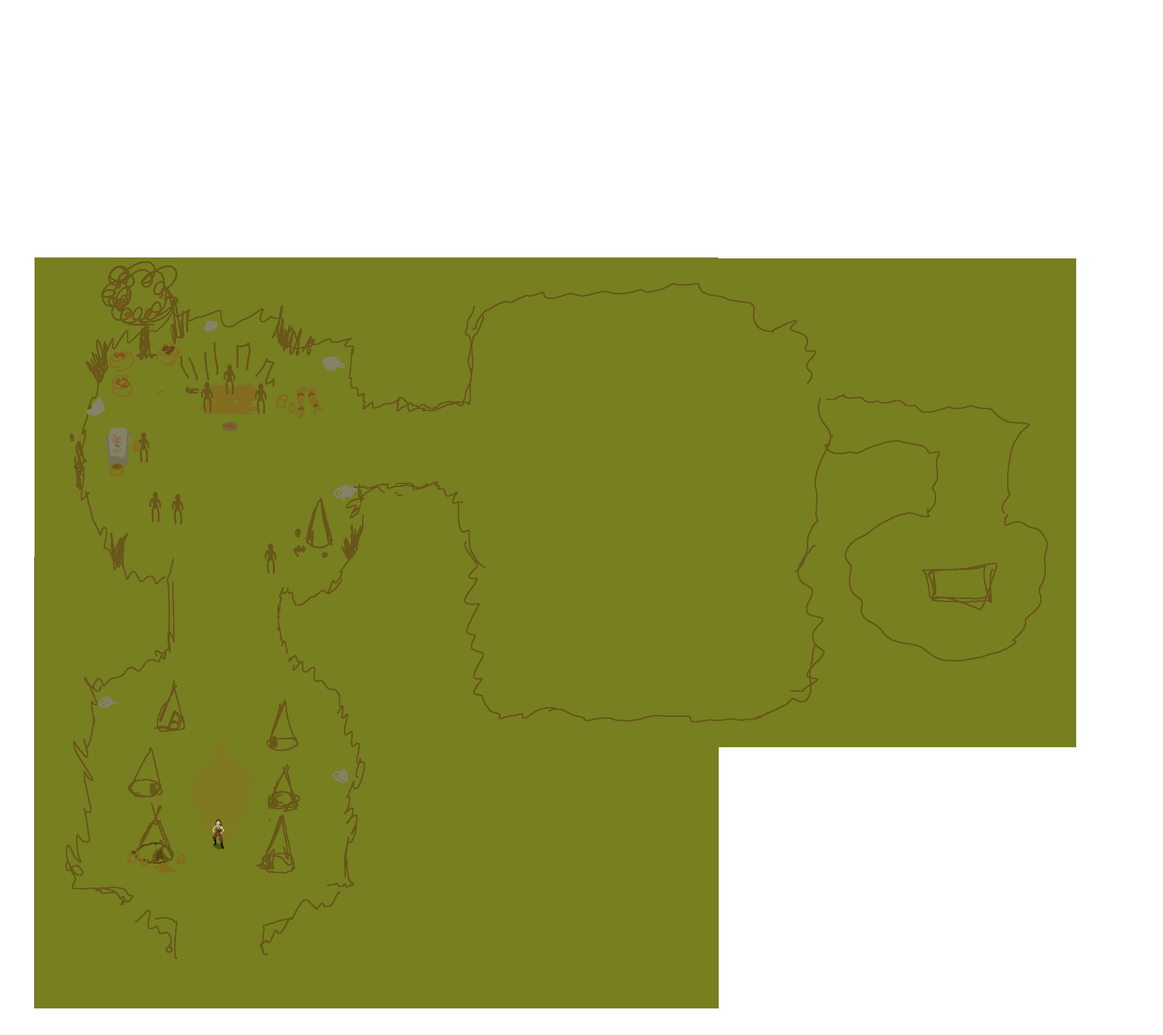
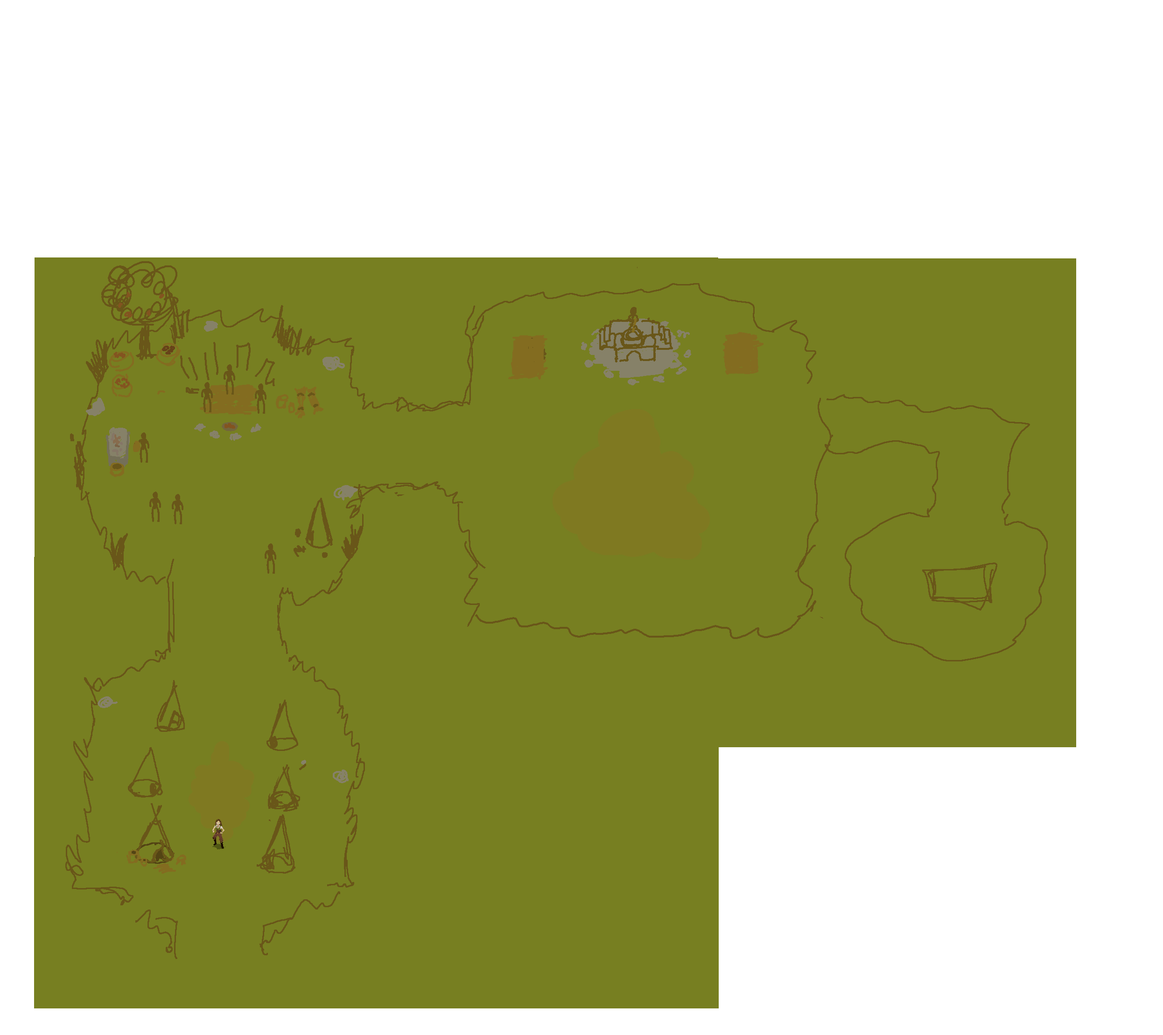
Layer changes from the first 1163x1035 image to the second:
added layer "Layer 15" above "Layer 12" over (x1=626, y1=306, x2=641, y2=334)
added layer "Layer 12" above "Layer 14" over (x1=598, y1=266, x2=673, y2=363)
added layer "Layer 14" above "Layer 13" over (x1=508, y1=318, x2=764, y2=380)
added layer "Layer 13" above "Layer 11" over (x1=552, y1=318, x2=710, y2=560)
renamed "Layer 5" to "Layer 11", painted on it over (x1=194, y1=335, x2=533, y2=771)
painted on "layout" over (x1=466, y1=600, x2=825, y2=723)
